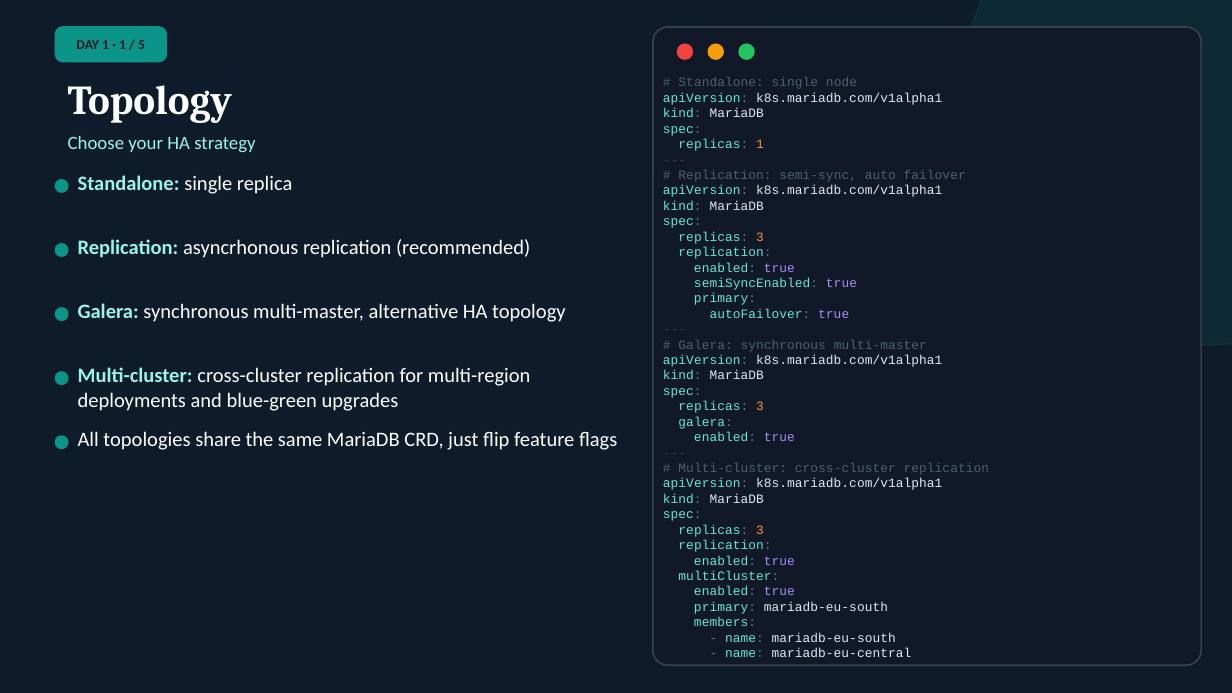
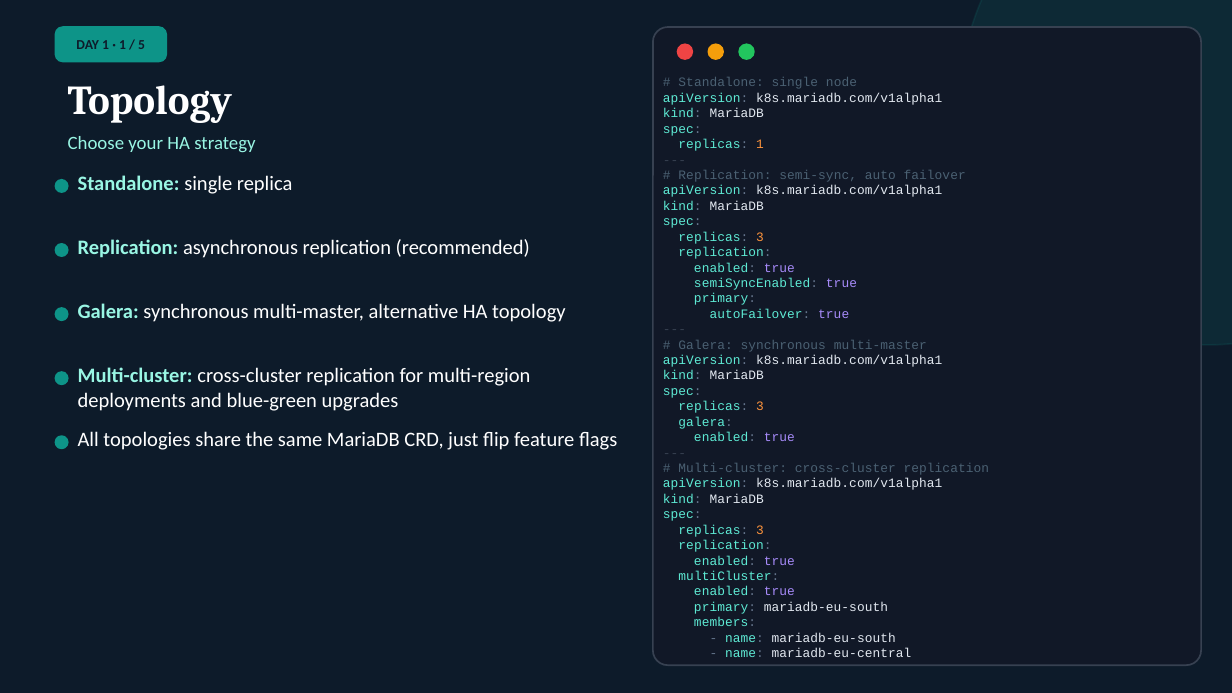
Before and after one commit to mariadb-operator/mariadb-operator, a slide deck: slide 6 of demos/multi-cluster/slides/mariadb-operator.odp. Drawn at 1232x693 pixels with LibreOffice and Linux fonts; fonts in the diff are those of the drawing. Boxes give left, top, right and bottom in pixels: in the first picture for what was removed or moved away, otherwise in the second. Text is boxed around its words. In the diff, an @@ line names an element or a change of style, - is before the commit and + after.

```diff
--- a/demos/multi-cluster/slides/mariadb-operator.odp
+++ b/demos/multi-cluster/slides/mariadb-operator.odp
@@ text at (78,239,530,258): text changed @@
-Replication: asyncrhonous replication (recommended)
+Replication: asynchronous replication (recommended)
```
Also in this commit, not shown: 1 other file.
